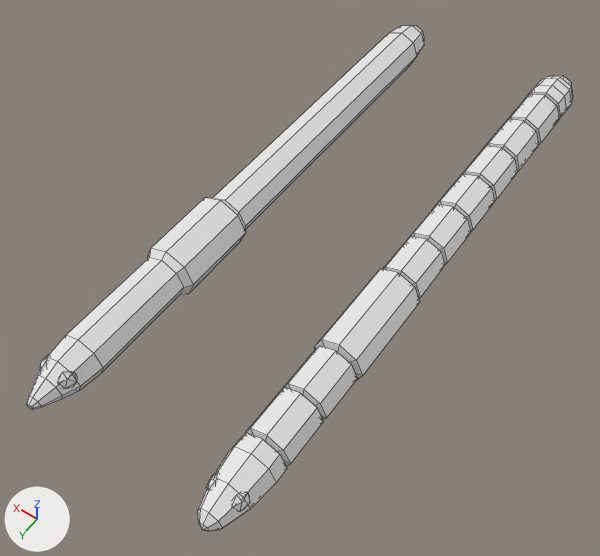
A saved change to the Blender file Assets/worm.blend.
The view is the same before and after, from a camera (50 mm lens) standing at (-17.3, 39.9, 53.3) and looking at (8.4, 4.0, -3.1). Arrows for +X, +Y and +Z are at lower left; the lights stay in place. Mesh edges are drawn as thin lines.
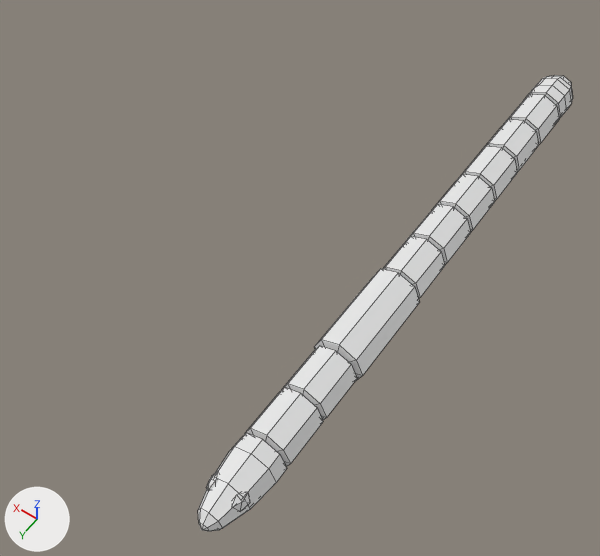
Location of each change, [x1, y1, x2, y2] in pixels of the pictures (600 x 556 px):
'Cylinder', deleted: before [27, 25, 424, 410]
'Icosphere', deleted: before [40, 354, 77, 389]

Patch to the scene script:
```diff
--- a/Assets/worm.blend.py
+++ b/Assets/worm.blend.py
@@ ob_icosphere @@
-ob_icosphere = bpy.data.objects.new('Icosphere', me_icosphere)
-ob_icosphere.location = (16.0, 24.0, 0.8)
-ob_icosphere.scale = (0.5, 0.5, 0.5)
-_m = ob_icosphere.modifiers.new('Mirror', 'MIRROR')
@@ ob_cylinder @@
-ob_cylinder = bpy.data.objects.new('Cylinder', me_cylinder_002)
-ob_cylinder.location = (16.0, 0.0, 0.0)
-ob_cylinder.rotation_euler = (-1.571, 0.0, 0.0)  # degrees (-90, 0, 0)
-ob_cylinder.scale = (1.0, 1.0, 11.6)
```
